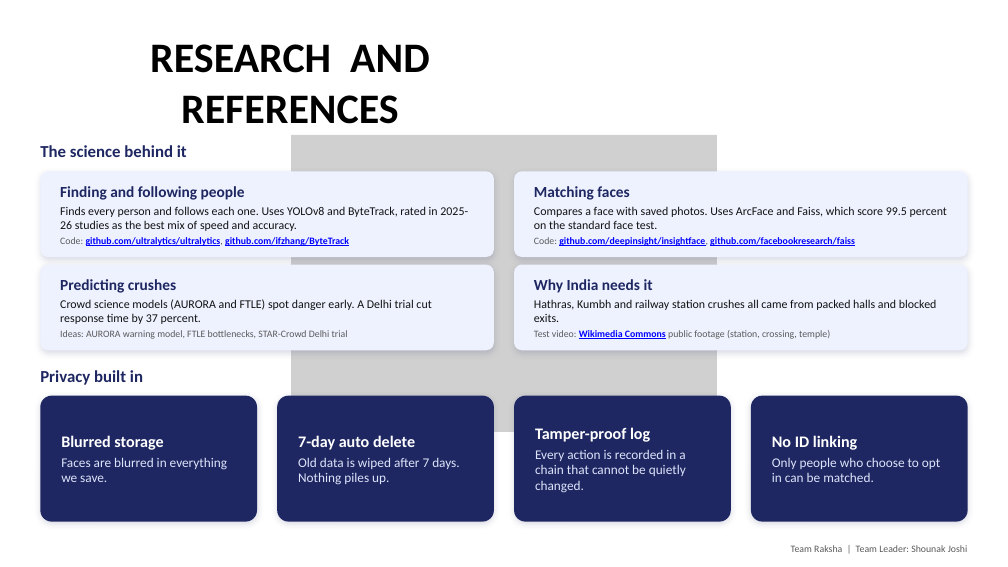
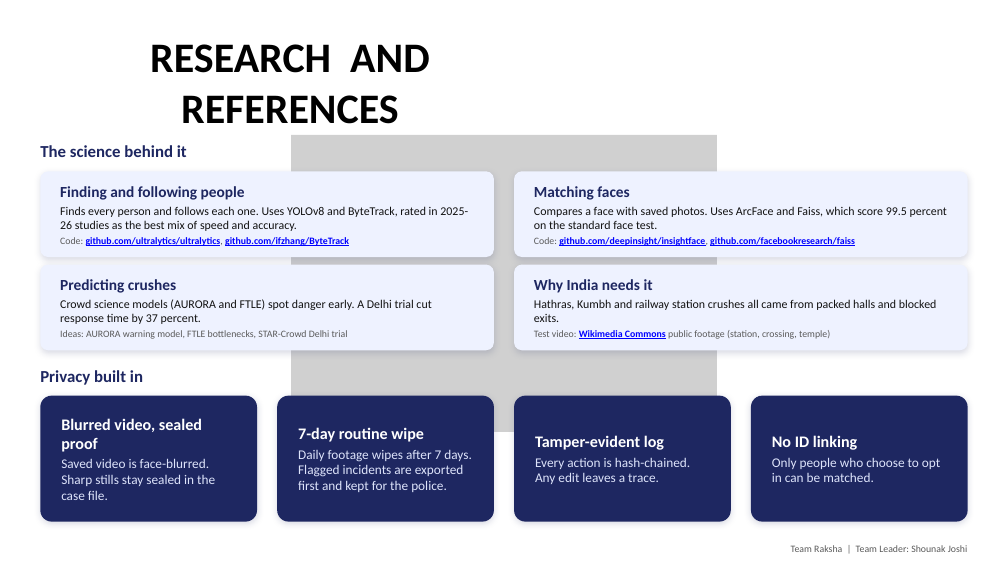
Before and after one commit to shounakjoshi88-a11y/raksha-crowd-safety-hackathon, a slide deck: slide 6 of deck/Raksha_Hackathon2026_Simplified.pptx. Drawn at 1008x567 pixels with LibreOffice and Linux fonts; fonts in the diff are those of the drawing; grey boxes stand for pictures. Boxes give left, top, right and bottom in pixels: in the first picture for what was removed or moved away, otherwise in the second. Text is boxed around its words. In the diff, an @@ line names an element or a change of style, - is before the commit and + after.

Commit message:
fix: judge-proof privacy cards, honest numbers, alarm-response impact panel, clean title card

```diff
--- a/deck/Raksha_Hackathon2026_Simplified.pptx
+++ b/deck/Raksha_Hackathon2026_Simplified.pptx
@@ text in rounded rectangle at (x1=61, y1=418, x2=215, y2=500): text changed @@
-Blurred storage
-Faces are blurred in everything we save.
+Blurred video, sealed proof
+Saved video is face-blurred. Sharp stills stay sealed in the case file.
@@ text in rounded rectangle at (x1=298, y1=427, x2=471, y2=492): text changed @@
-7-day auto delete
-Old data is wiped after 7 days. Nothing piles up.
+7-day routine wipe
+Daily footage wipes after 7 days. Flagged incidents are exported first and kept for the police.
@@ text in rounded rectangle at (x1=535, y1=435, x2=690, y2=484): text changed @@
-Tamper-proof log
-Every action is recorded in a chain that cannot be quietly changed.
+Tamper-evident log
+Every action is hash-chained. Any edit leaves a trace.
```
Also in this commit, not shown: 4 other slides changed, 1 other file.
